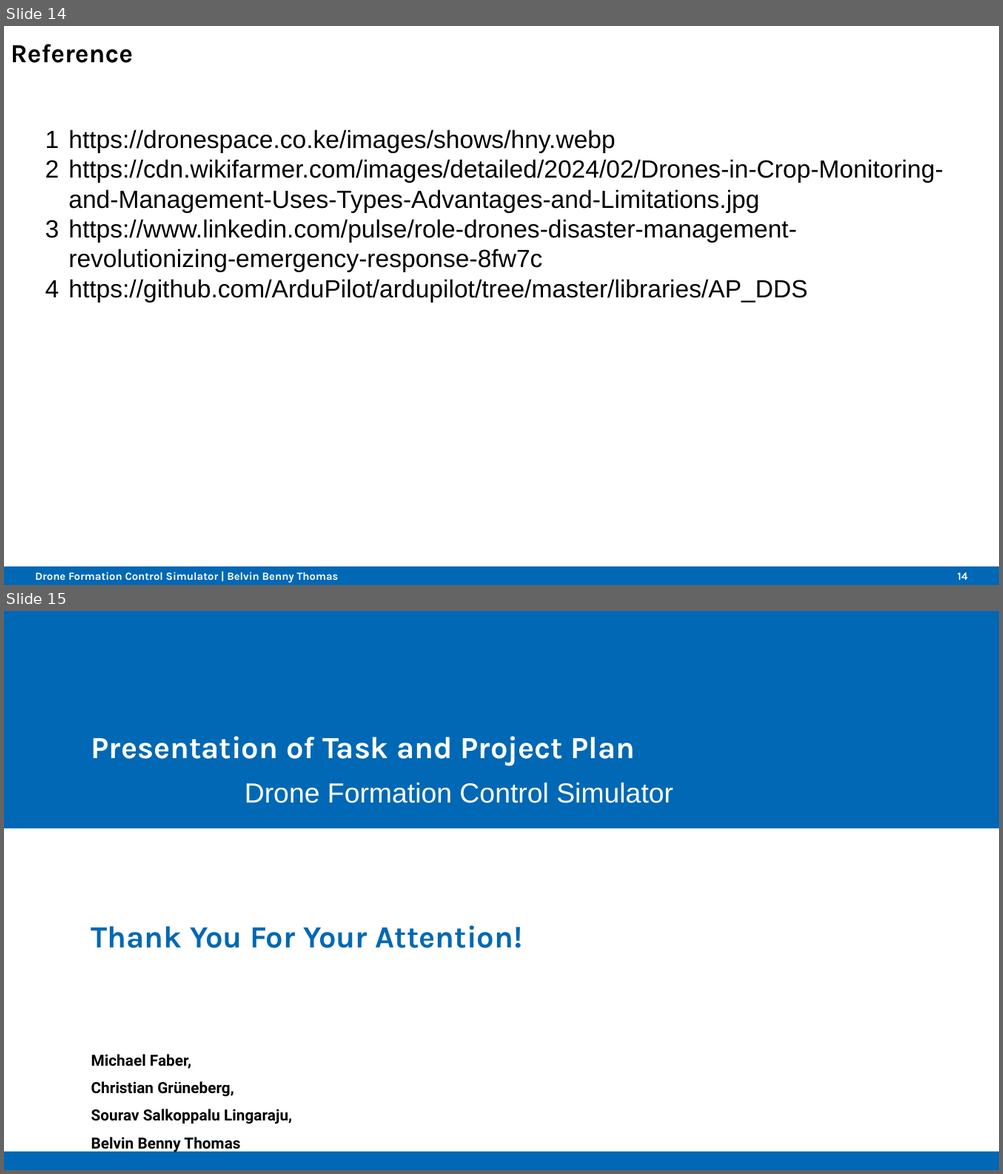
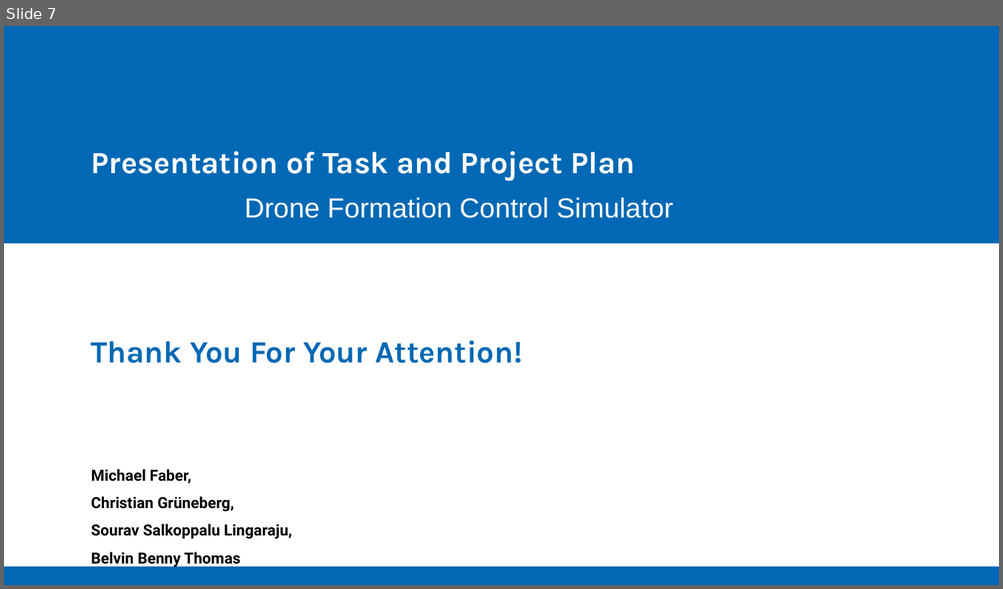
Before and after one commit to Belvin7/Drone_Project_personal-, a slide deck: AMS_Intermediate_Presentation.odp. Shown one above the other, each under a label of ours: slides 14 and 15 before the commit, slide 7 after it. The pictures are 1003x1174 and 1003x589 pixels, drawn with LibreOffice and Linux fonts; fonts in the diff are those of the drawing; background and template pictures are left out. Boxes give left, top, right and bottom in pixels: in the first picture for what was removed or moved away, otherwise in the second. Text is boxed around its words. In the diff, an @@ line names an element or a change of style, - is before the commit and + after.

```diff
--- a/AMS_Intermediate_Presentation.odp
+++ b/AMS_Intermediate_Presentation.odp
@@ slide 14 removed at [4,26,999,585], background #FFFFFF; not listed: 1 template element that a slide beside it also shows @@
@@ title removed at [11,44,133,63] @@
-Reference
@@ text removed at [68,130,942,302] @@
-1 https://dronespace.co.ke/images/shows/hny.webp
-2 https://cdn.wikifarmer.com/images/detailed/2024/02/Drones-in-Crop-Monitoring-and-Management-Uses-Types-Advantages-and-Limitations.jpg
-3 https://www.linkedin.com/pulse/role-drones-disaster-management-revolutionizing-emergency-response-8fw7c
-4 https://github.com/ArduPilot/ardupilot/tree/master/libraries/AP_DDS
@@ text removed at [35,572,338,583] @@
-Drone Formation Control Simulator | Belvin Benny Thomas
@@ page number removed at [957,573,967,580] @@
-14
@@ what was slide 15 is now slide 7 @@
```
Also in this commit, not shown: 2 slides changed, 4 slides added, 11 other slides removed.
